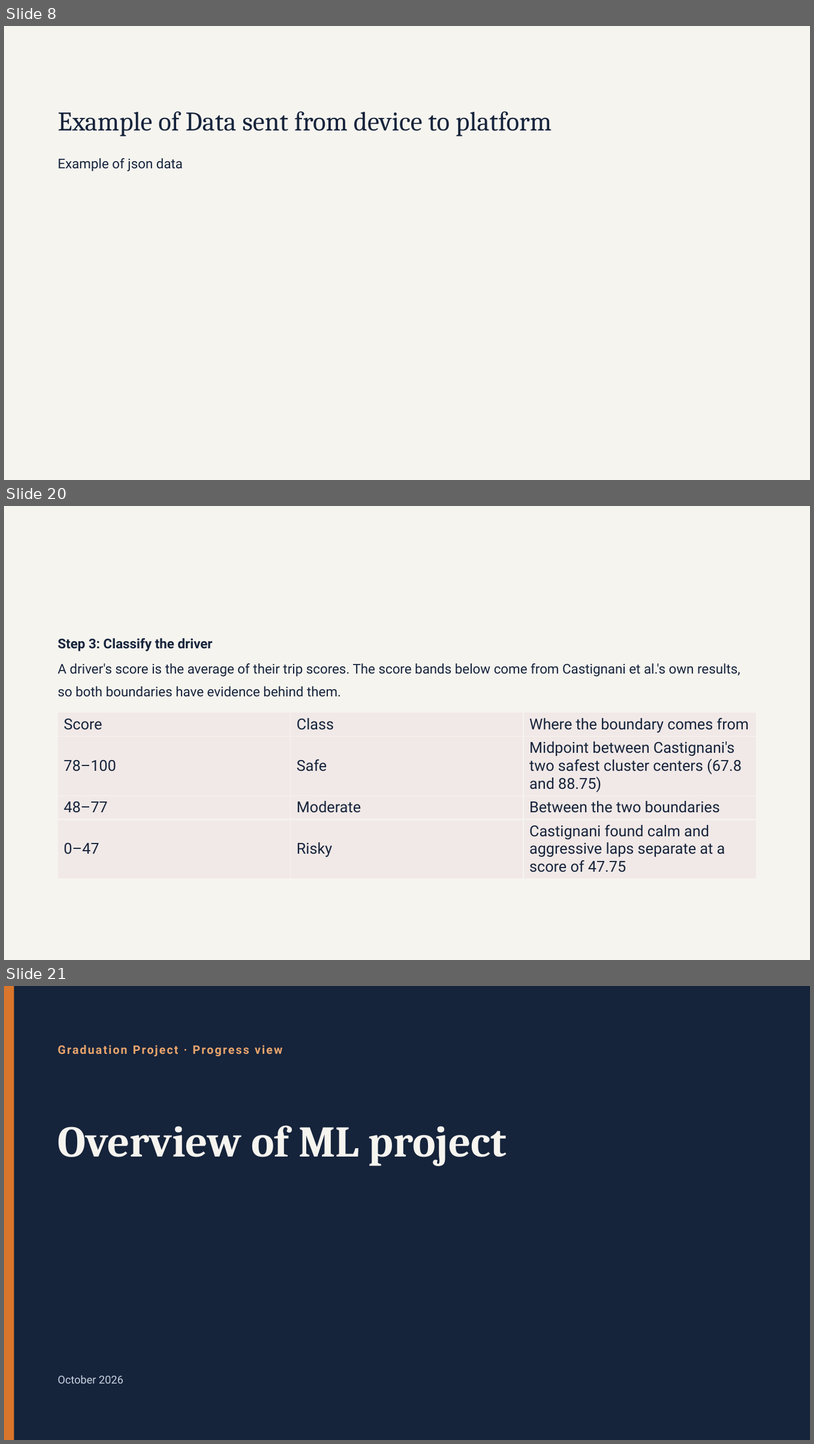
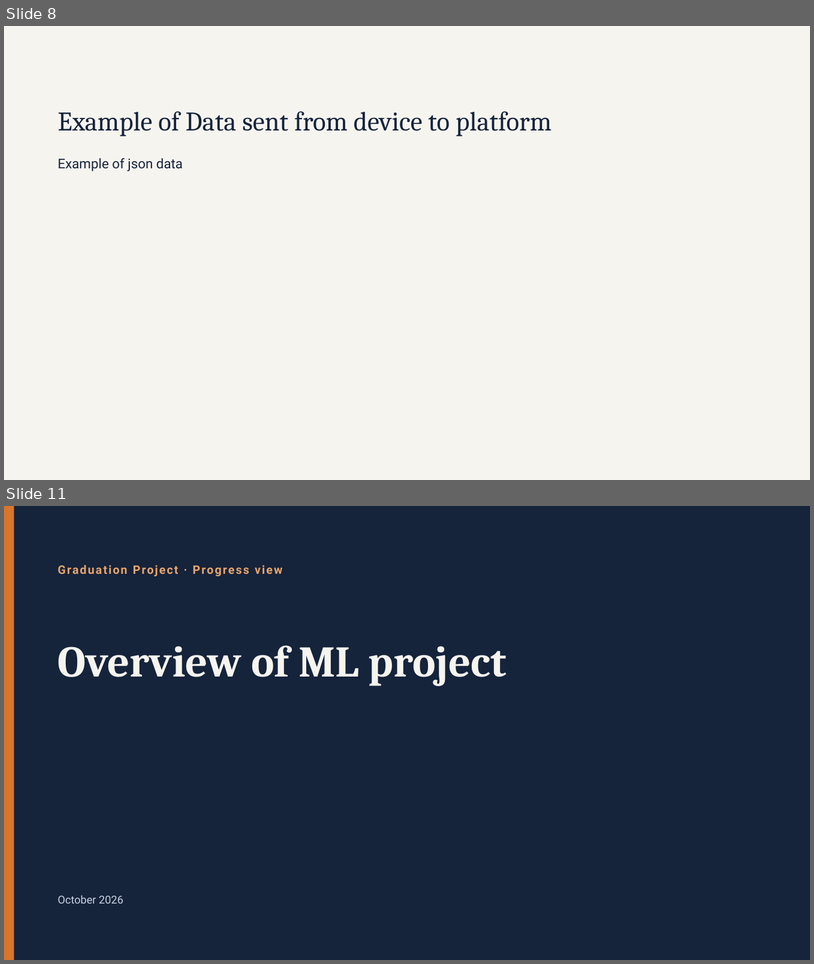
Before and after one commit to Osama-Gamil/Driver-Behaviour-PR, a slide deck: presentation/Driver_Safety_Project_organized.pptx. Shown one above the other, each under a label of ours: slides 8, 20 and 21 before the commit, slides 8 and 11 after it; the slides between them are not shown. The pictures are 814x1444 and 814x964 pixels, drawn with LibreOffice and Linux fonts; fonts in the diff are those of the drawing. Boxes give left, top, right and bottom in pixels: in the first picture for what was removed or moved away, otherwise in the second. Text is boxed around its words. In the diff, an @@ line names an element or a change of style, - is before the commit and + after.

```diff
--- a/presentation/Driver_Safety_Project_organized.pptx
+++ b/presentation/Driver_Safety_Project_organized.pptx
@@ slide 20 removed at bbox=[4, 506, 810, 960], background #F6F4EF @@
@@ text removed at bbox=[58, 638, 741, 697] @@
-Step 3: Classify the driver
-A driver's score is the average of their trip scores. The score bands below come from Castignani et al.'s own results, so both boundaries have evidence behind them.
@@ table removed at bbox=[58, 712, 756, 900], 4 rows, 3 columns @@
-Score | Class | Where the boundary comes from
-78–100 | Safe | Midpoint between Castignani's two safest cluster centers (67.8 and 88.75)
-48–77 | Moderate | Between the two boundaries
-0–47 | Risky | Castignani found calm and aggressive laps separate at a score of 47.75
@@ what was slide 21 is now slide 11 @@
```
Also in this commit, not shown: 11 other slides removed, 1 other file.
